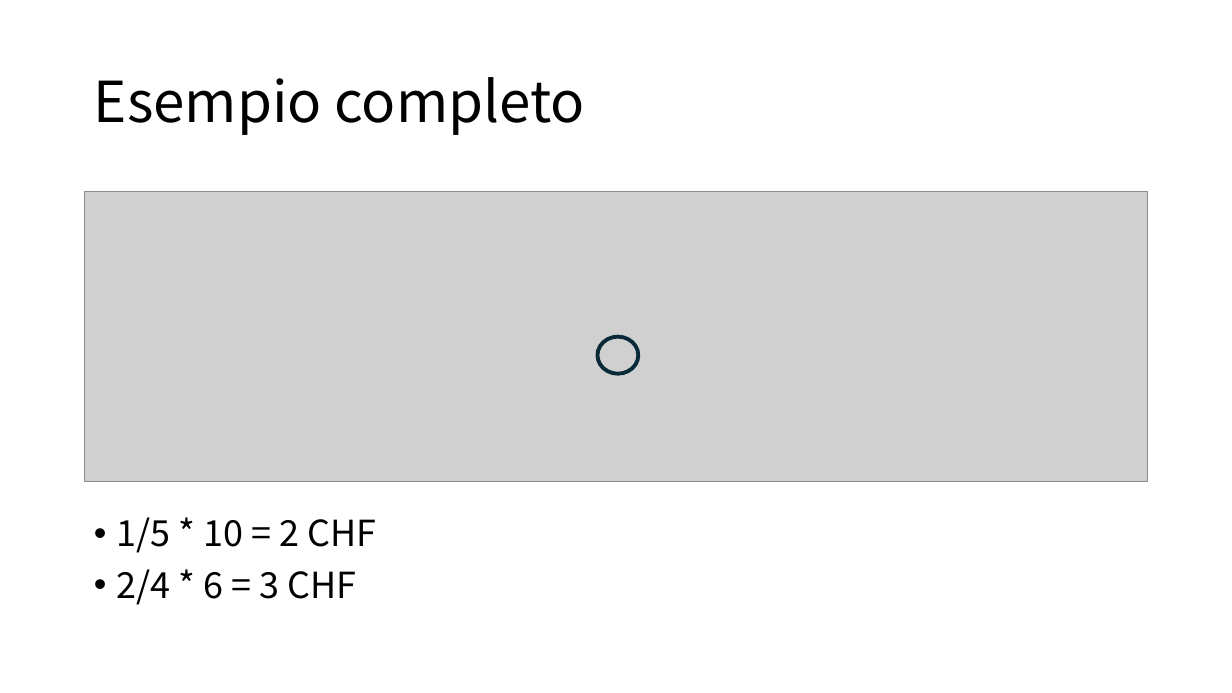
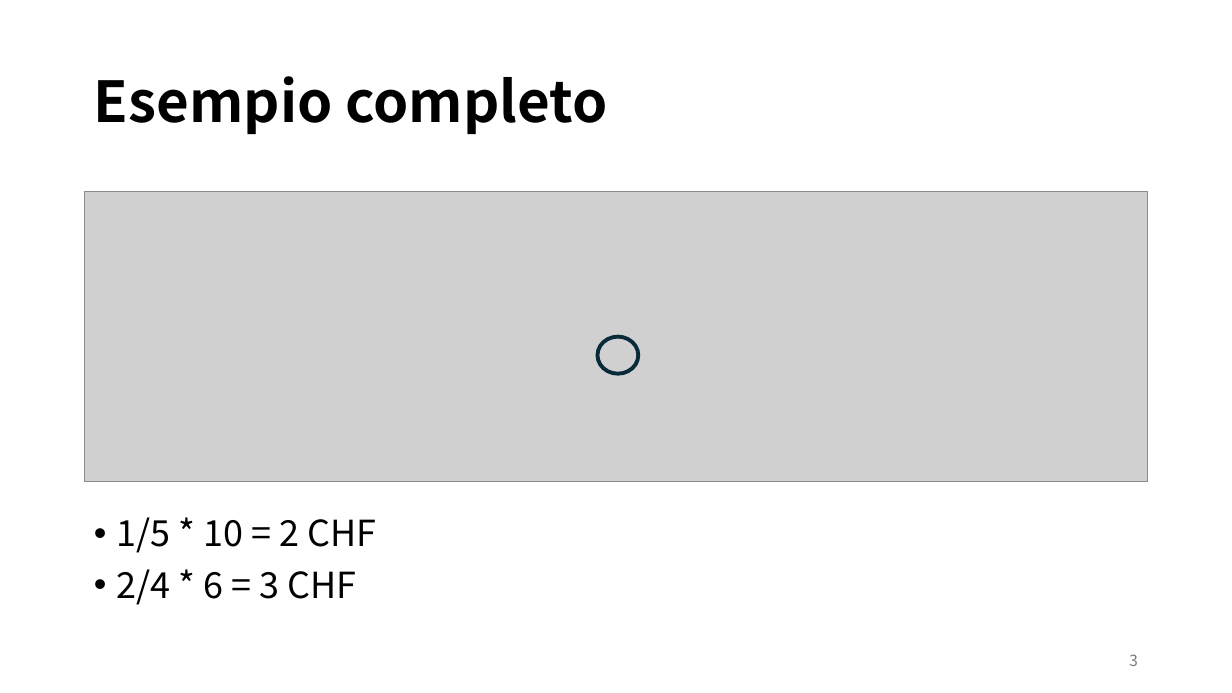
Before and after one commit to MicheaColautti/FigurePanini, a slide deck: slide 3 of src/Presentation/ProgettoAlgovitmi.pptx. Drawn at 1232x693 pixels with LibreOffice and Linux fonts; fonts in the diff are those of the drawing; grey boxes stand for pictures. Boxes give left, top, right and bottom in pixels: in the first picture for what was removed or moved away, otherwise in the second. Text is boxed around its words. In the diff, an @@ line names an element or a change of style, - is before the commit and + after.

```diff
--- a/src/Presentation/ProgettoAlgovitmi.pptx
+++ b/src/Presentation/ProgettoAlgovitmi.pptx
@@ title "Esempio completo" at (x1=94, y1=76, x2=608, y2=134): bold on @@
@@ page number added at (x1=1129, y1=654, x2=1138, y2=666), 12 pt, text #797979 @@
+3
```
Also in this commit, not shown: 4 other slides changed, 2 slides added, 2 slides removed.
